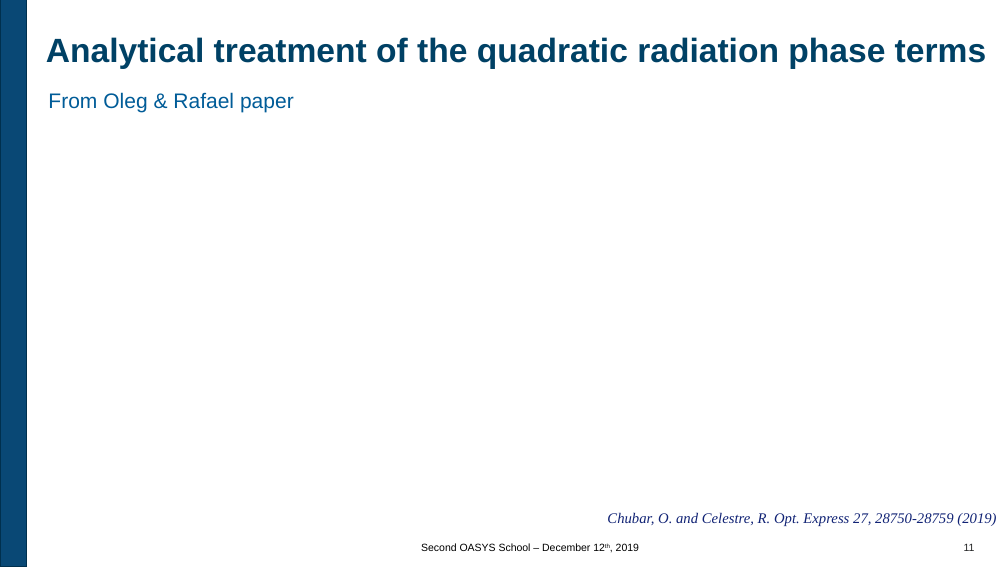
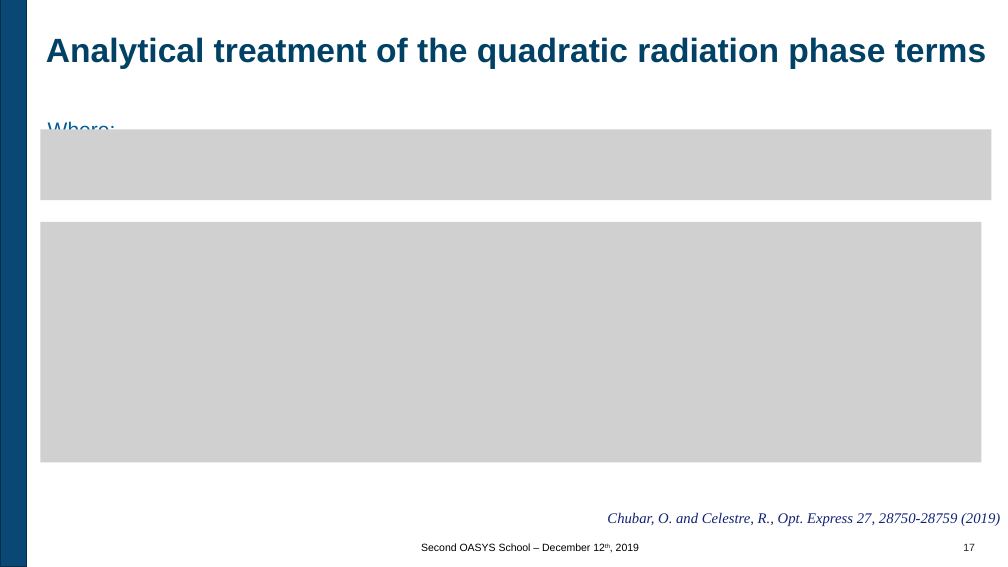
Before and after one commit to oasys-kit/oasys_school, a slide deck: slide 17 of second/slides/2_Introduction_to_SRW.pptx (slide 11 before the commit). Drawn at 1008x567 pixels with LibreOffice and Linux fonts; fonts in the diff are those of the drawing; grey boxes stand for pictures; background and template pictures are left out. Boxes give left, top, right and bottom in pixels: in the first picture for what was removed or moved away, otherwise in the second. Text is boxed around its words. In the diff, an @@ line names an element or a change of style, - is before the commit and + after.

```diff
--- a/second/slides/2_Introduction_to_SRW.pptx
+++ b/second/slides/2_Introduction_to_SRW.pptx
@@ picture added at <box>40,129,991,200</box> @@
@@ text at <box>48,120,116,130</box>: text changed @@
-From Oleg & Rafael paper
+Where:
@@ picture added at <box>40,222,982,462</box> @@
@@ picture added at <box>296,366,922,451</box> @@
@@ text at <box>607,512,1000,526</box>: text changed @@
-Chubar, O. and Celestre, R. Opt. Express 27, 28750-28759 (2019)
+Chubar, O. and Celestre, R., Opt. Express 27, 28750-28759 (2019)
@@ page number at <box>963,543,975,551</box>: text changed @@
-11
+17
```
Also in this commit, not shown: 6 other slides changed, 4 slides added, 4 slides removed, 1 other file.
